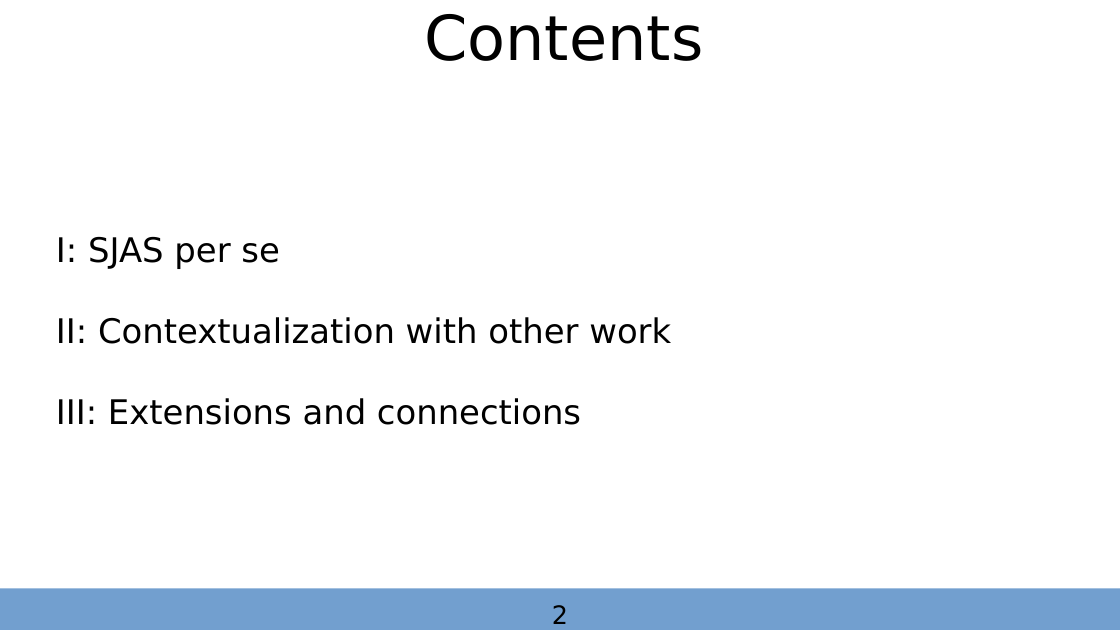
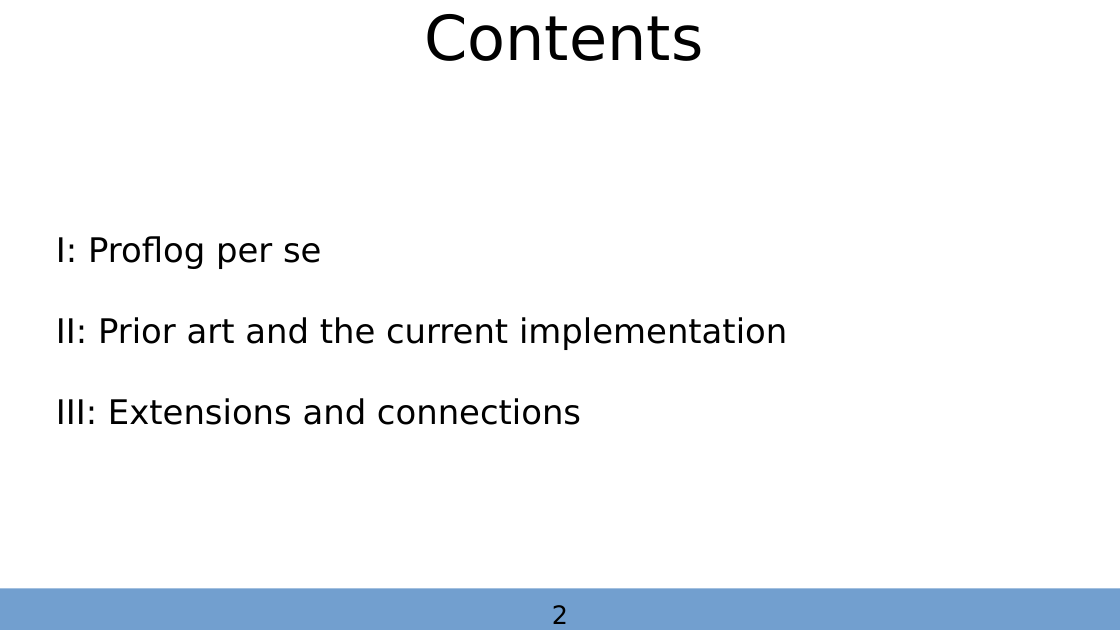
Before and after one commit to autarkenterprises/proflog, a slide deck: slide 2 of iuls2026/20260527_iu_logic_seminar.odp. Drawn at 1120x630 pixels with LibreOffice and Linux fonts; fonts in the diff are those of the drawing. Boxes give left, top, right and bottom in pixels: in the first picture for what was removed or moved away, otherwise in the second. Text is boxed around its words. In the diff, an @@ line names an element or a change of style, - is before the commit and + after.

```diff
--- a/iuls2026/20260527_iu_logic_seminar.odp
+++ b/iuls2026/20260527_iu_logic_seminar.odp
@@ subtitle at box(56, 236, 787, 425): text changed @@
-I: SJAS per se
-II: Contextualization with other work
-III: Extensions and connections
+I: Proflog per se
+II: Prior art and the current implementation
+III: Extensions and connections
```
Also in this commit, not shown: 2 other slides changed, 11 slides added, 14 slides removed, 1 other file.
